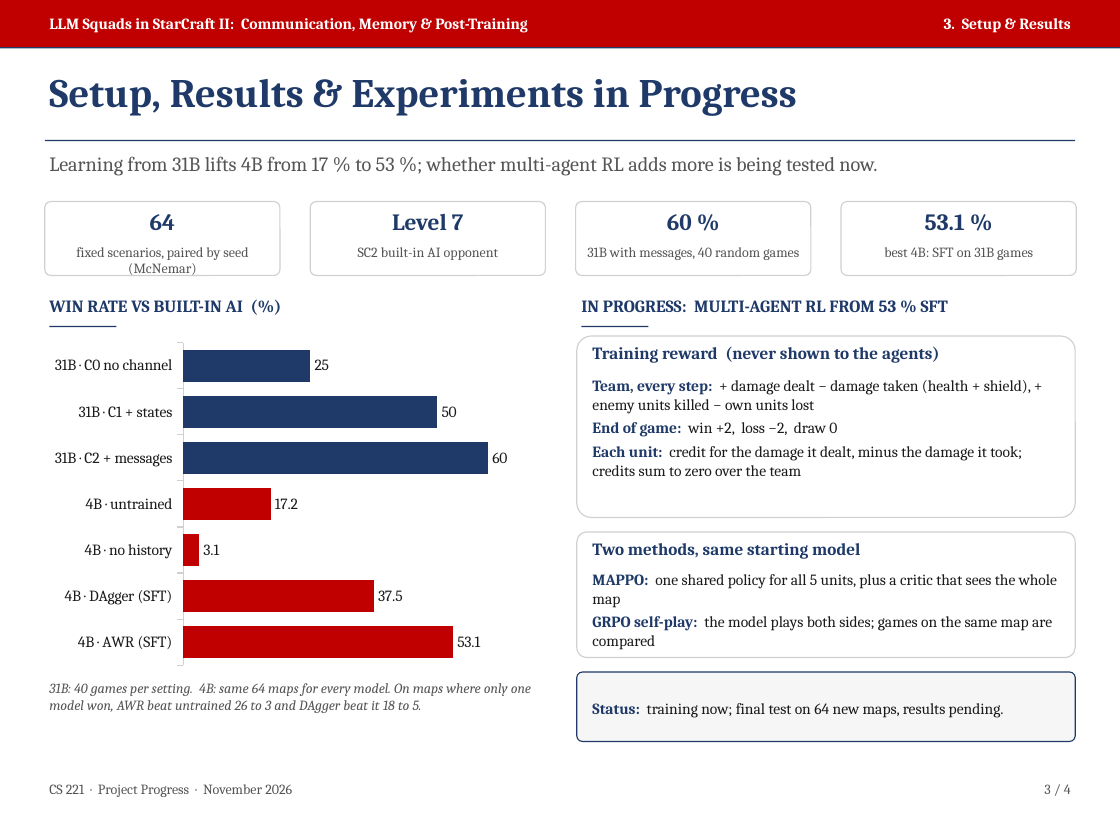
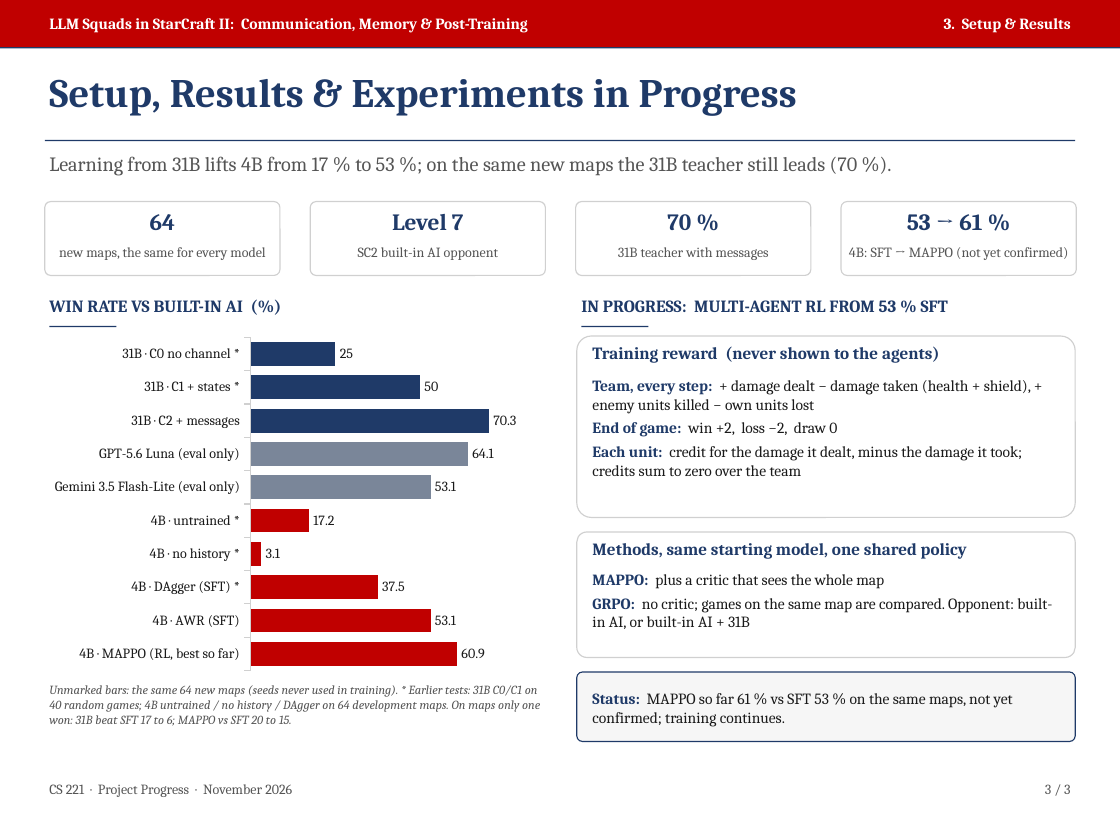
Before and after one commit to para2046/cs221-llm-squads, a slide deck: slide 3 of report/cs221_progress_slides.pptx. Drawn at 1120x840 pixels with LibreOffice and Linux fonts; fonts in the diff are those of the drawing. Boxes give left, top, right and bottom in pixels: in the first picture for what was removed or moved away, otherwise in the second. Text is boxed around its words. In the diff, an @@ line names an element or a change of style, - is before the commit and + after.

```diff
--- a/report/cs221_progress_slides.pptx
+++ b/report/cs221_progress_slides.pptx
@@ text at [49,156,858,176]: text changed @@
-Learning from 31B lifts 4B from 17 % to 53 %; whether multi-agent RL adds more is being tested now.
+Learning from 31B lifts 4B from 17 % to 53 %; on the same new maps the 31B teacher still leads (70 %).
@@ text at [667,214,691,230]: text changed @@
-60 %
+70 %
@@ text at [907,214,982,230]: text changed @@
-53.1 %
+53 → 61 %
@@ text at [59,247,265,260]: text changed @@
-fixed scenarios, paired by seed (McNemar)
+new maps, the same for every model
@@ text at [618,247,769,260]: text changed @@
-31B with messages, 40 random games
+31B teacher with messages
@@ text at [849,247,1068,260]: text changed @@
-best 4B: SFT on 31B games
+4B: SFT → MAPPO (not yet confirmed)
@@ bar chart at [45,330,549,678] @@
-categories: 4B · AWR (SFT), 4B · DAgger (SFT), 4B · no history, 4B · untrained, 31B · C2 + messages, 31B · C1 + states, 31B · C0 no channel
+categories: 4B · MAPPO (RL, best so far), 4B · AWR (SFT), 4B · DAgger (SFT) *, 4B · no history *, 4B · untrained *, Gemini 3.5 Flash-Lite (eval only), GPT-5.6 Luna (eval only), 31B · C2 + messages, 31B · C1 + states *, 31B · C0 no channel *
-Series 1: 53.1, 37.5, 3.1, 17.2, 60, 50, 25
+Series 1: 60.9, 53.1, 37.5, 3.1, 17.2, 53.1, 64.1, 70.3, 50, 25
@@ data labels of Series 1 changed @@
@@ category axis changed @@
@@ value axis changed @@
@@ bar spacing changed @@
@@ bar chart: place and size @@
-bar chart at [45,336,549,672]
+bar chart at [45,330,549,678]
@@ text at [592,543,967,559]: text changed @@
-Two methods, same starting model
+Methods, same starting model, one shared policy
@@ text at [592,574,1052,629]: text changed @@
-MAPPO: one shared policy for all 5 units, plus a critic that sees the whole map
-GRPO self-play: the model plays both sides; games on the same map are compared
+MAPPO: plus a critic that sees the whole map
+GRPO: no critic; games on the same map are compared. Opponent: built-in AI, or built-in AI + 31B
@@ text at [49,685,540,726]: text changed; size 9 to 8 pt @@
-31B: 40 games per setting. 4B: same 64 maps for every model. On maps where only one model won, AWR beat untrained 26 to 3 and DAgger beat it 18 to 5.
+Unmarked bars: the same 64 new maps (seeds never used in training). * Earlier tests: 31B C0/C1 on 40 random games; 4B untrained / no history / DAgger on 64 development maps. On maps only one won: 31B beat SFT 17 to 6; MAPPO vs SFT 20 to 15.
@@ text at [592,693,1013,727]: text changed @@
-Status: training now; final test on 64 new maps, results pending.
+Status: MAPPO so far 61 % vs SFT 53 % on the same maps, not yet confirmed; training continues.
@@ text at [1045,784,1070,794]: text changed @@
-3 / 4
+3 / 3
```
Also in this commit, not shown: 2 other slides changed, 1 slide removed, 2 other files.
